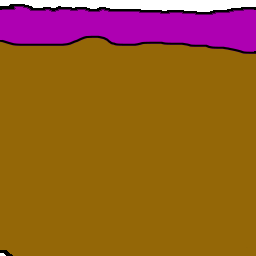
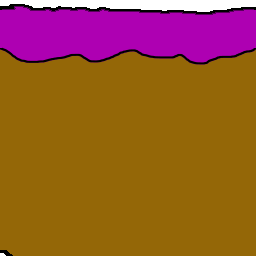
Revision of a layered 256×256 image; what changed, layer by layer:
renamed "3" to "Layer 1", hid it, painted on it over <box>0,35,256,65</box>
hid "N3XU Middle" over <box>0,35,256,65</box>
added layer "N3XU-Middle-New" above "N3XU" over <box>0,35,256,65</box>
